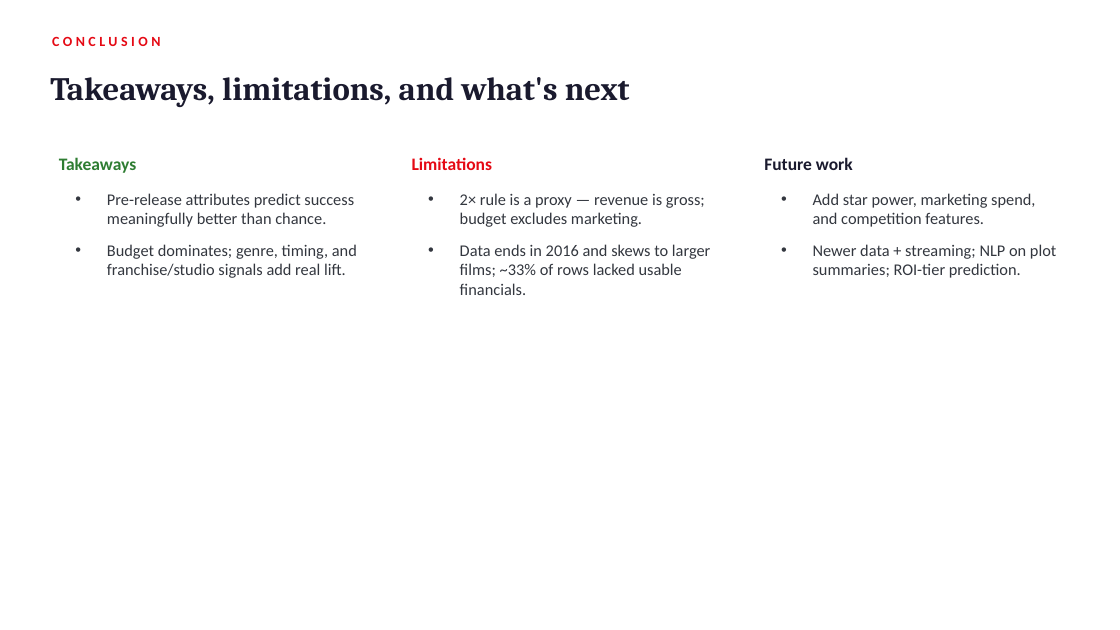
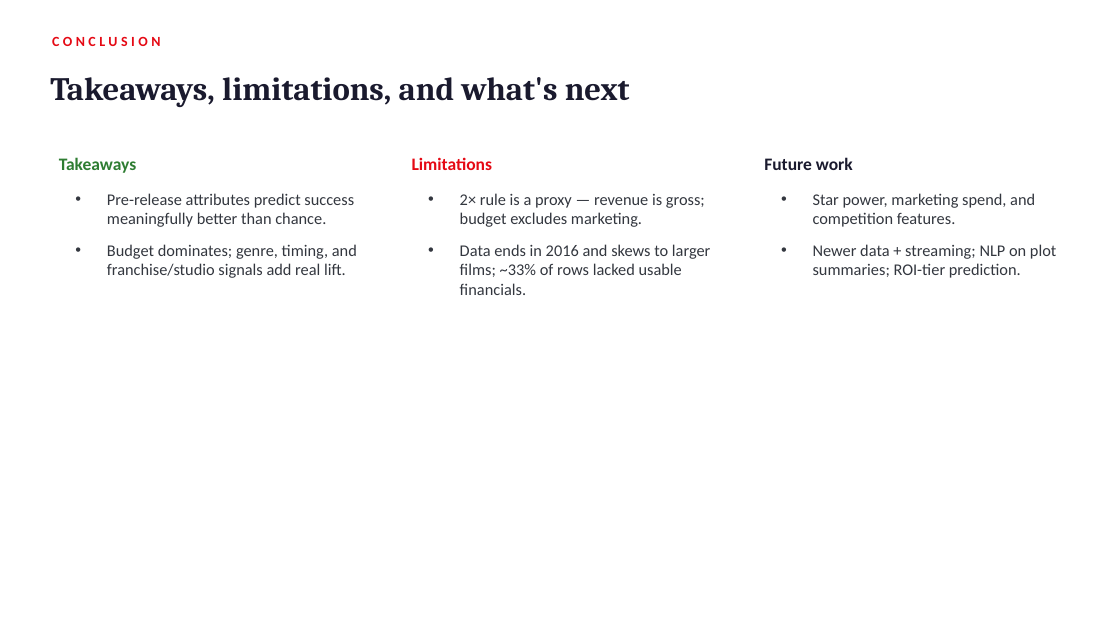
Before and after one commit to bdspeicher12/UMBC-DATA606-Capstone, a slide deck: slide 15 of docs/final_presentation.pptx. Drawn at 1120x630 pixels with LibreOffice and Linux fonts; fonts in the diff are those of the drawing. Boxes give left, top, right and bottom in pixels: in the first picture for what was removed or moved away, otherwise in the second. Text is boxed around its words. In the diff, an @@ line names an element or a change of style, - is before the commit and + after.

```diff
--- a/docs/final_presentation.pptx
+++ b/docs/final_presentation.pptx
@@ text at (x1=813, y1=193, x2=1035, y2=227): text changed @@
-• Add star power, marketing spend, and competition features.
+• Star power, marketing spend, and competition features.
```
Also in this commit, not shown: 8 other slides changed, 4 slides added, 4 slides removed, 2 other files.
